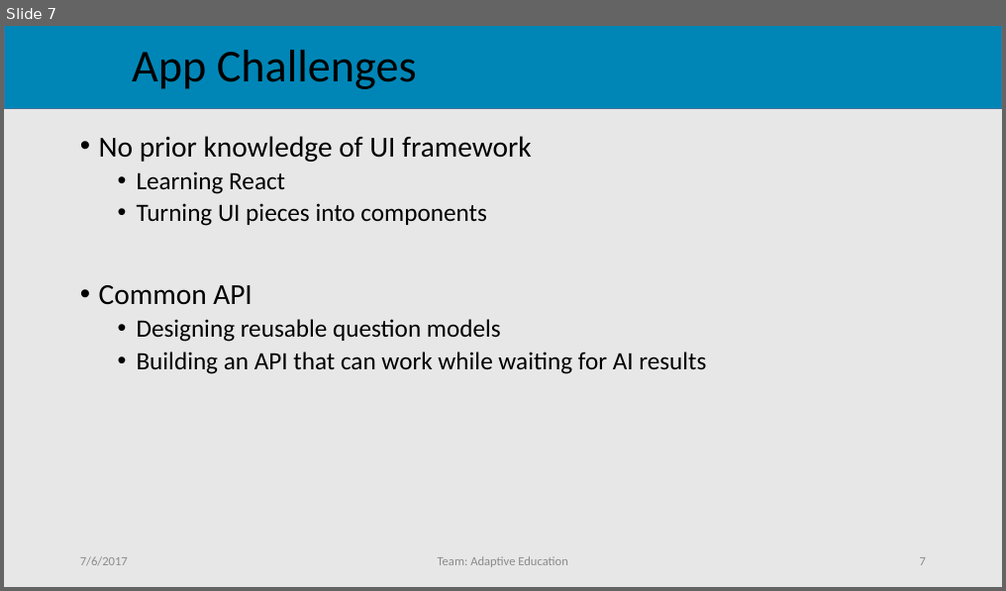
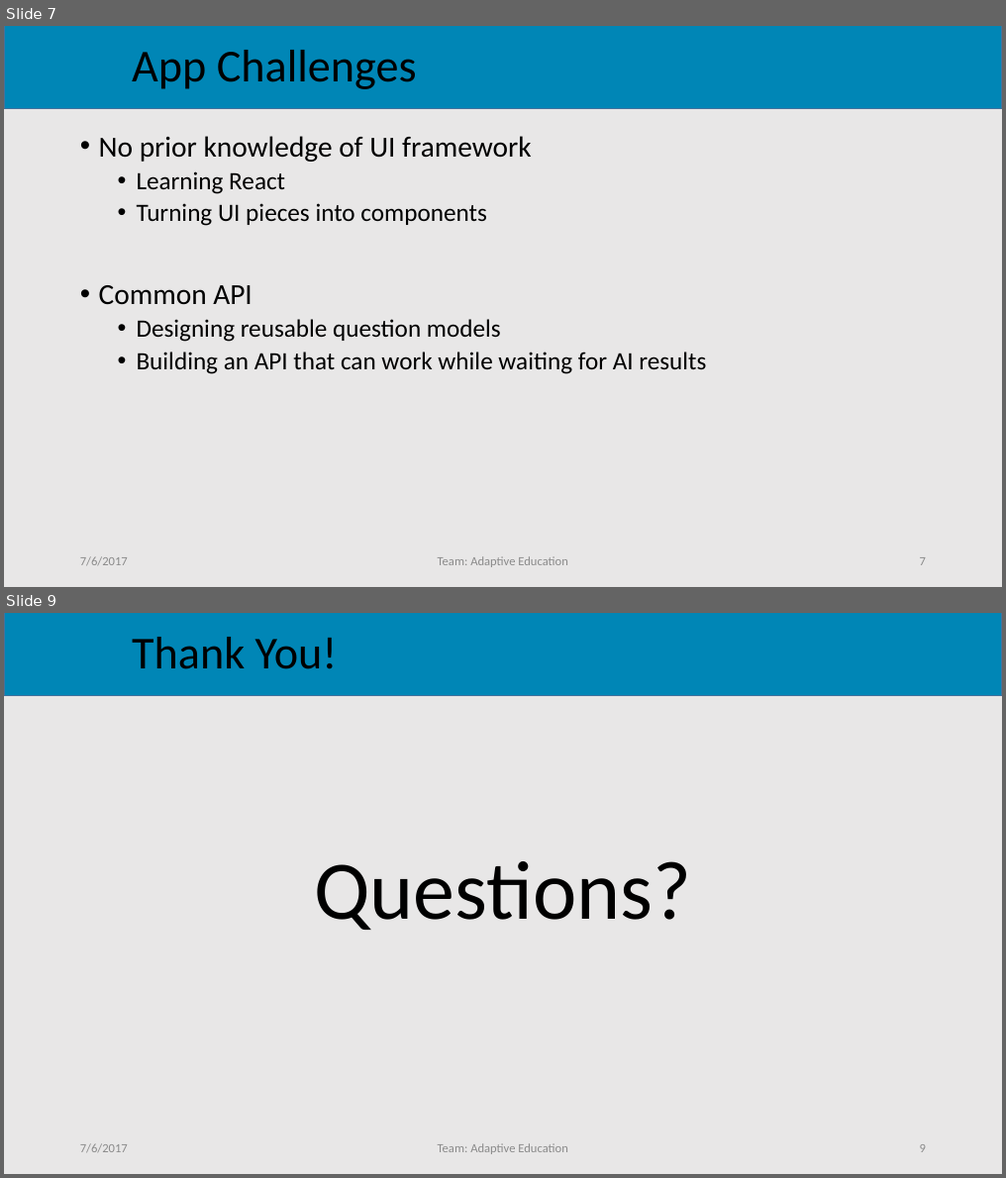
Before and after one commit to Drakmyth/Slalom-AdaptiveEducation, a slide deck: presentation/presentation.pptx. Shown one above the other, each under a label of ours: slide 7 before the commit, slides 7 and 9 after it; the slides between them are not shown. The pictures are 1006x591 and 1006x1178 pixels, drawn with LibreOffice and Linux fonts; fonts in the diff are those of the drawing; background and template pictures are left out. Boxes give left, top, right and bottom in pixels: in the first picture for what was removed or moved away, otherwise in the second. Text is boxed around its words. In the diff, an @@ line names an element or a change of style, - is before the commit and + after.

```diff
--- a/presentation/presentation.pptx
+++ b/presentation/presentation.pptx
@@ slide 9 added at box(4, 613, 1002, 1174), background #E9E7E7; not listed: 1 template element that a slide beside it also shows @@
@@ title added at box(132, 637, 338, 669), 44 pt, text #000000 @@
+Thank You!
@@ text added at box(314, 861, 691, 930), 80 pt, text #000000 @@
+Questions?
@@ text added at box(80, 1144, 128, 1153), 12 pt, text #8C8C8C @@
+7/6/2017
@@ text added at box(438, 1144, 568, 1155), 12 pt, text #8C8C8C @@
+Team: Adaptive Education
@@ page number added at box(920, 1145, 926, 1153), 12 pt, text #8C8C8C @@
+9
```
Also in this commit, not shown: 4 slides changed.
